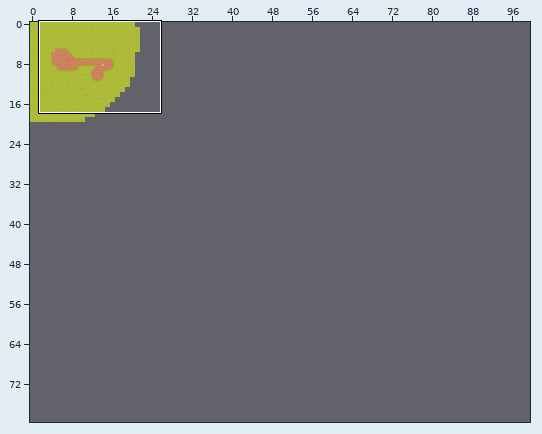
A Tiled map (JSON) gets an edit: assets/maps/spawn.json. The picture above shows the old version from afar; the outline marks the close-up.
Close-up. Old version:
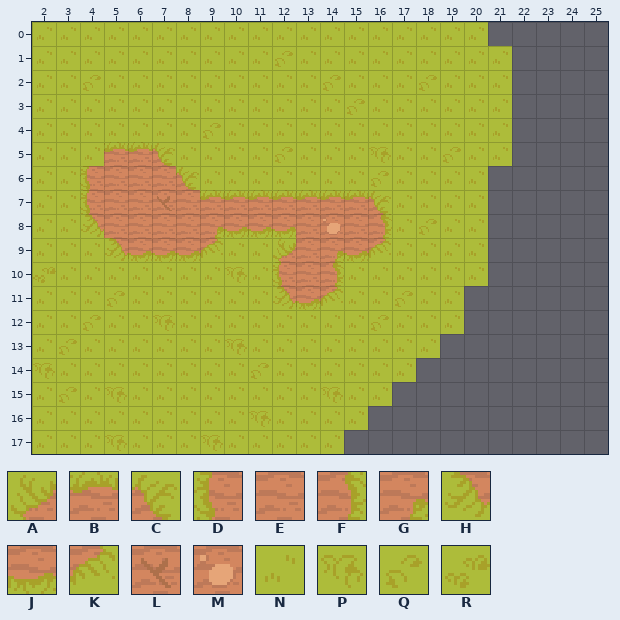
Cells are 16x16 px. Shown: x 2..25, y 0..17. The commit also changed other parts of the map, which this record leaves out.
Key: from "TilesetFloor": A 154, B 155, C 156, D 176, E 177, F 178, G 181, H 198, J 199, K 200, L 242, M 243, N 245, P 265, Q 266, R 267.
_ is an empty cell.
Layer "Camada de Blocos 1" before, first column x 2:
 0 NNNNNNNNNNNNNNNNNNN_____
 1 NNNNNNNNNNQNNNNNNNNN____
 2 NNQNNNNNNNNNQNNNQNNN____
 3 NNNNNNNNNNNNNQNNNNNN____
 4 NNNNNNNQNNNNNNNNNNNN____
 5 NNNBBCNNNNQNNNPNNQNN____
 6 NNDEEECNNNNNNNQNNNN_____
 7 NNDEELEBBBBBBBCNNNN_____
 8 NNHEEEEGJJJEMEFNQNN_____
 9 NNNHJJJKNNAEGJKNNNN_____
10 RNNNNNNNPNDEFNNNNNN_____
11 NNNQNNNNNNHJKNNQNN______
12 NNQNNPNNNNNNNNQNNN______
13 NQNNNNNNPNNNNNNNN_______
14 PNNNNNNNNQNNNNNN________
15 NQNPNNNNNNNNPNN_________
16 NNNNNNNNNPNNNN__________
17 NNNPNNNPNNNNN___________
New version:
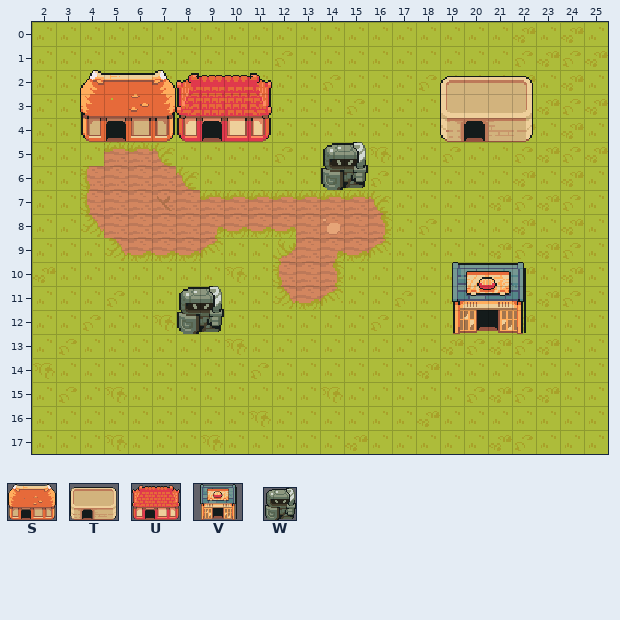
Further tiles: from "buildings": S 0 "1", T 1 "hopuse2", U 3 "house4", V 4 "house5", W 5 "Sprite-0007".
Tiles of an added or newly shown layer are drawn over the layers below it.
Changes in this commit:
Layer "Camada de Blocos 1":
The edit adds tile N in row 0 at x 21, 23 and 25; in row 2 at x 23 and 25; in row 4 at x 23 and 25; in row 6 at x 21, 23 and 25; in row 7 at x 25; in row 8 at x 21, 23 and 25.
The edit adds tile N in row 9 at x 25; in row 10 at x 21, 23 and 25; in row 11 at x 25; in row 12 at x 21 and 23 to 25; in row 13 at x 24 to 25; in row 14 at x 19 to 25.
The edit adds tile N in row 15 at x 17 to 19 and 24 to 25; in row 16 at x 16 to 17 and 19 to 25; in row 17 at x 16 to 20 and 23 to 25.
The edit adds tile Q in row 1 at x 22 and 24; in row 3 at x 22 and 24; in row 5 at x 22 and 24; in row 7 at x 22 and 24; in row 9 at x 22 and 24; in row 11 at x 20, 22 and 24.
The edit adds tile Q in row 13 at x 20 and 22; in row 15 at x 20 and 22; in row 17 at x 22.
The edit adds tile R in row 0 at x 22 and 24; in row 1 at x 23 and 25; in row 2 at x 22 and 24; in row 3 at x 23 and 25; in row 4 at x 22 and 24; in row 5 at x 23 and 25.
The edit adds tile R in row 6 at x 22 and 24; in row 7 at x 21 and 23; in row 8 at x 22 and 24; in row 9 at x 21 and 23; in row 10 at x 22 and 24; in row 11 at x 21 and 23.
The edit adds tile R in row 12 at x 20 and 22; in row 13 at x 19, 21 and 23; in row 14 at x 18; in row 15 at x 21 and 23; in row 16 at x 18; in row 17 at x 15 and 21.
Layer "objects" (added):
The edit adds tile S in row 4 at x 4.
The edit adds tile T in row 4 at x 19.
The edit adds tile U in row 4 at x 8.
The edit adds tile V in row 12 at x 19.
The edit adds tile W in row 6 at x 14; in row 12 at x 8.
Changed places in both close-ups, as pixel boxes (x1, y1, x2, y2):
added: (321, 22, 608, 454)
added: (80, 70, 272, 142)
added: (177, 286, 224, 334)
